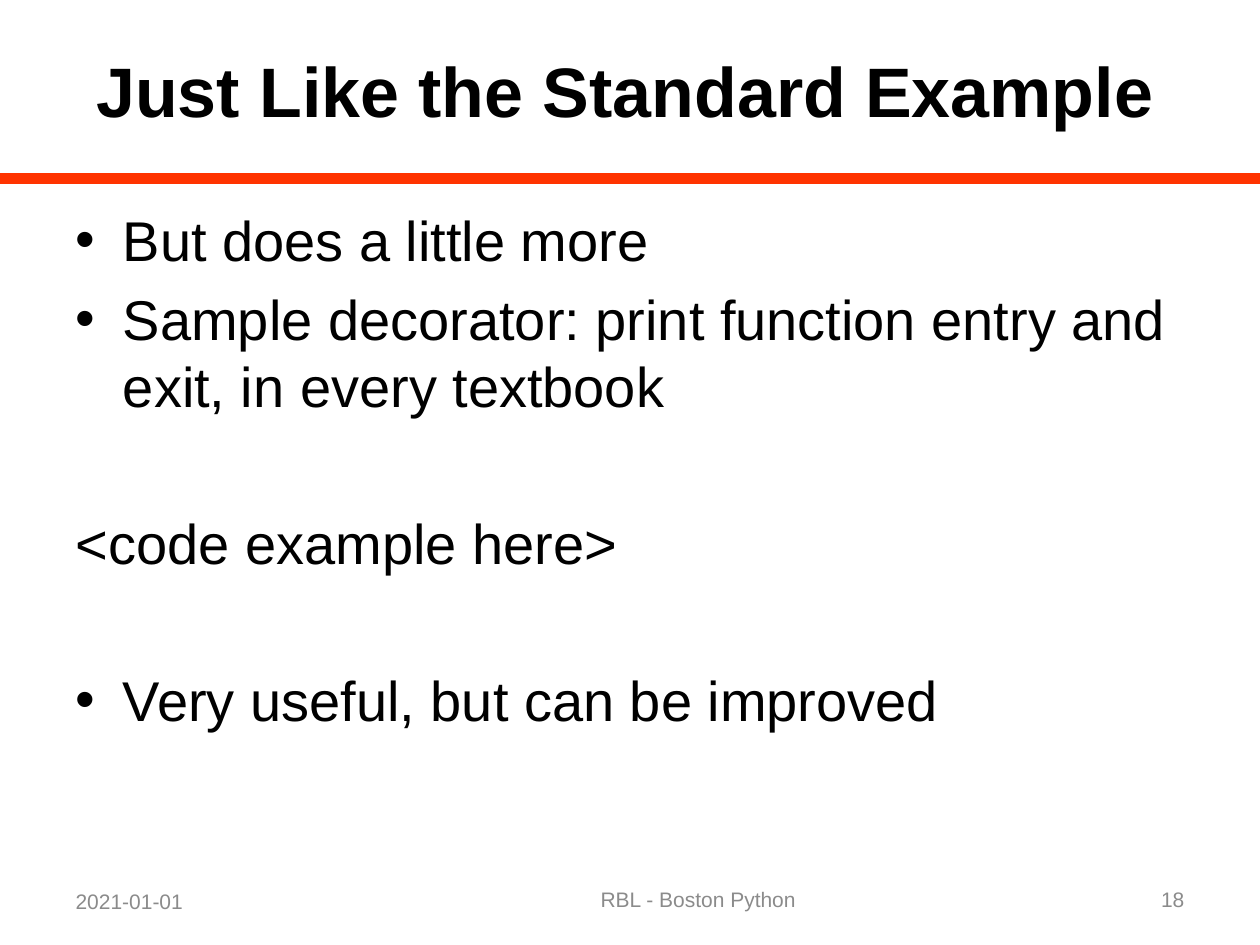
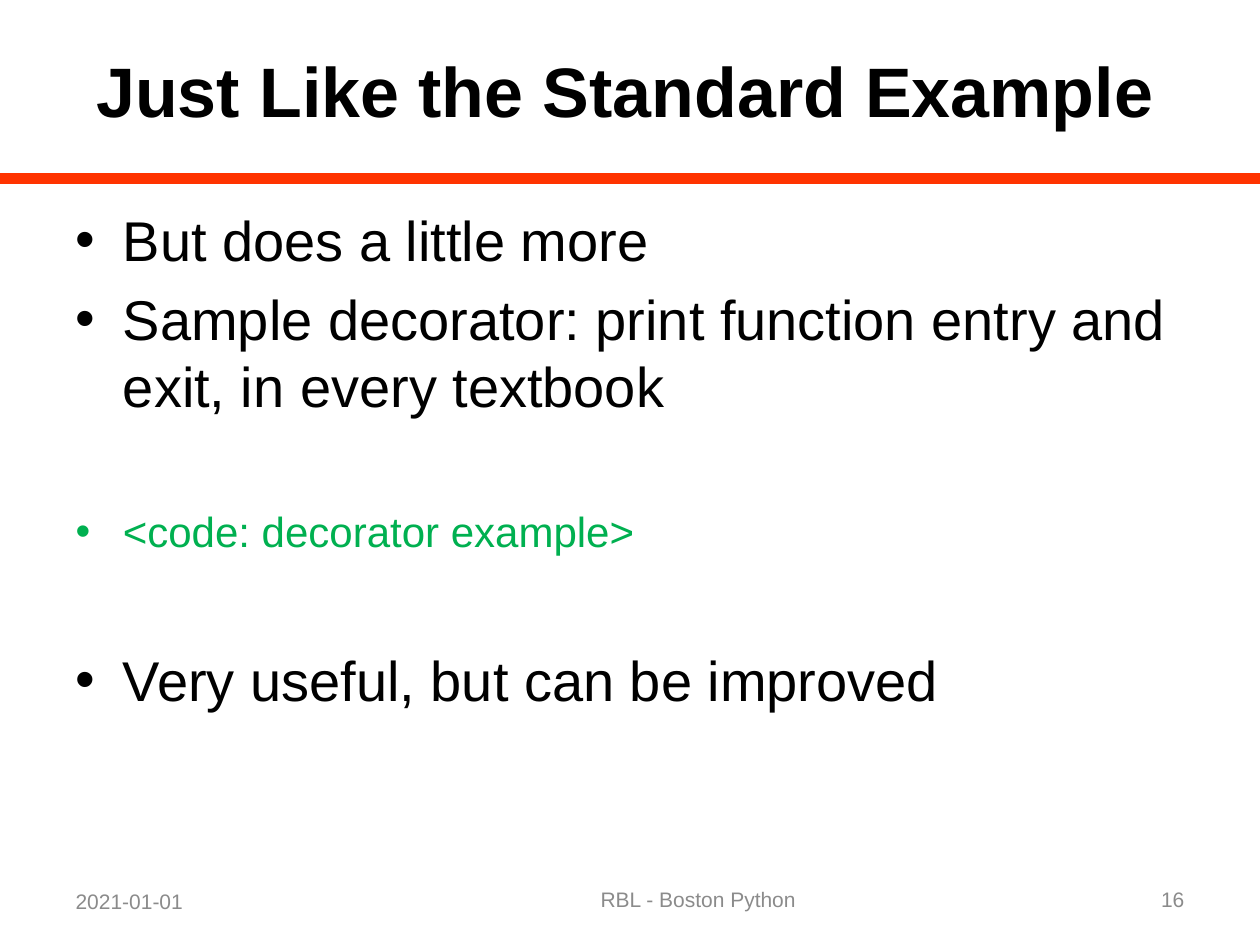
Before and after one commit to rblandau/NewTrace, a slide deck: slide 16 of docs/OfflineDebugging/A Dinosaur and a Python 02.pptx (slide 18 before the commit). Drawn at 1260x945 pixels with LibreOffice and Linux fonts; fonts in the diff are those of the drawing. Boxes give left, top, right and bottom in pixels: in the first picture for what was removed or moved away, otherwise in the second. Text is boxed around its words. In the diff, an @@ line names an element or a change of style, - is before the commit and + after.

Commit message:
Continue improving slides and code examples.

```diff
--- a/docs/OfflineDebugging/A Dinosaur and a Python 02.pptx
+++ b/docs/OfflineDebugging/A Dinosaur and a Python 02.pptx
@@ text at box(123, 516, 634, 555): text changed; size 32 to 24 pt; text colour #000000 to #00B050 @@
-<code example here>
+• <code: decorator example>
```
Also in this commit, not shown: 15 other slides changed, 13 slides added, 1 other file.
